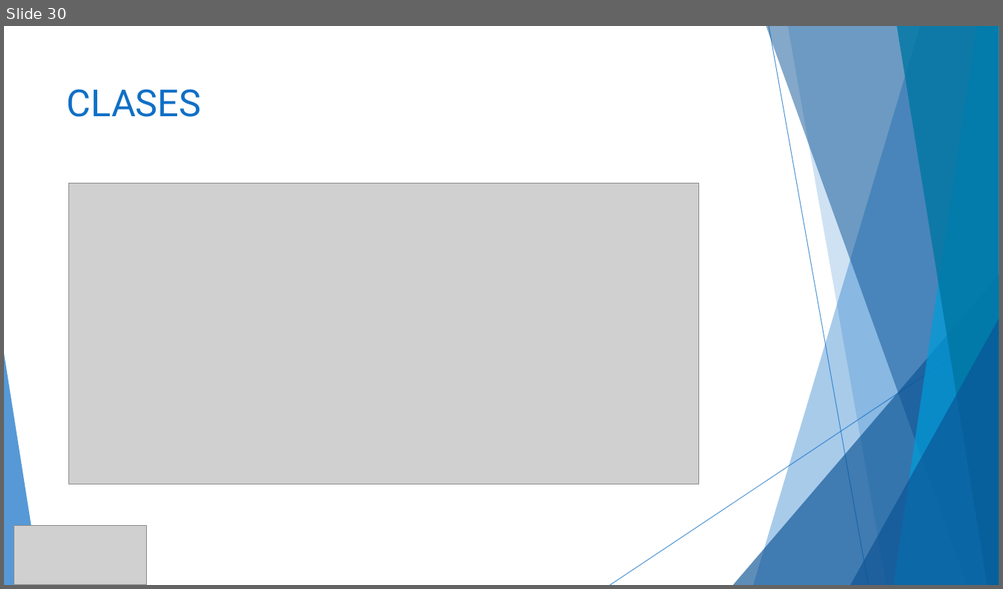
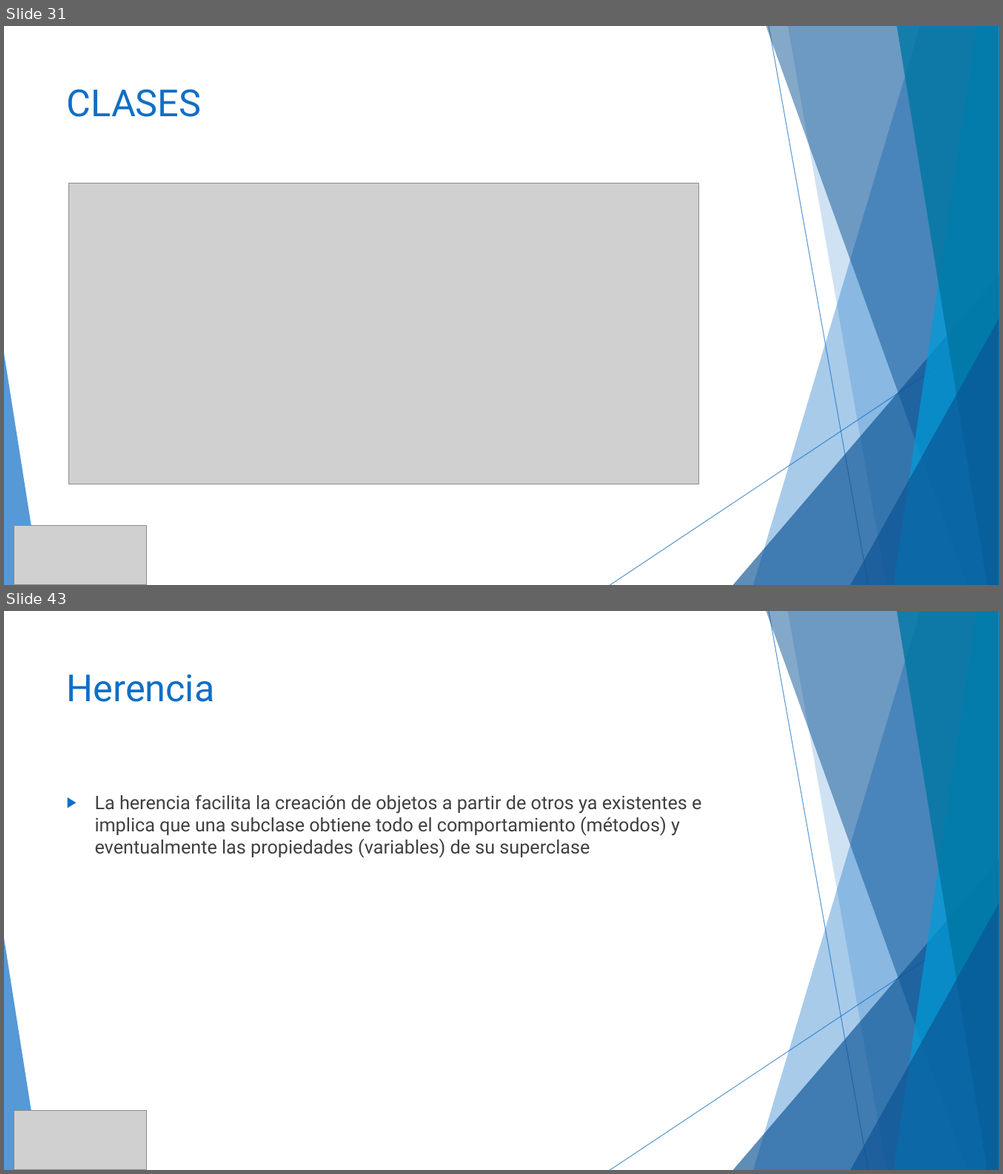
Before and after one commit to MChuil/Java, a slide deck: JAVA.pptx. Shown one above the other, each under a label of ours: slide 30 before the commit, slides 31 and 43 after it; the slides between them are not shown. The pictures are 1003x589 and 1003x1174 pixels, drawn with LibreOffice and Linux fonts; fonts in the diff are those of the drawing; grey boxes stand for pictures. Boxes give left, top, right and bottom in pixels: in the first picture for what was removed or moved away, otherwise in the second. Text is boxed around its words. In the diff, an @@ line names an element or a change of style, - is before the commit and + after.

Commit message:
POO
Inroducion a programación orientada a objetos

```diff
--- a/JAVA.pptx
+++ b/JAVA.pptx
@@ slide 43 added at [4,611,999,1170], background #FFFFFF; not listed: 10 template elements that a slide beside it also shows @@
@@ title added at [67,674,215,702], 36 pt, text #0F6FC6 @@
+Herencia
@@ text added at [95,795,701,858], 18 pt, text #404040 @@
+▶ La herencia facilita la creación de objetos a partir de otros ya existentes e implica que una subclase obtiene todo el comportamiento (métodos) y eventualmente las propiedades (variables) de su superclase
@@ picture added at [14,1111,147,1170] @@
@@ what was slide 30 is now slide 31 @@
```
Also in this commit, not shown: 2 slides changed, 14 other slides added, 17 other files.
